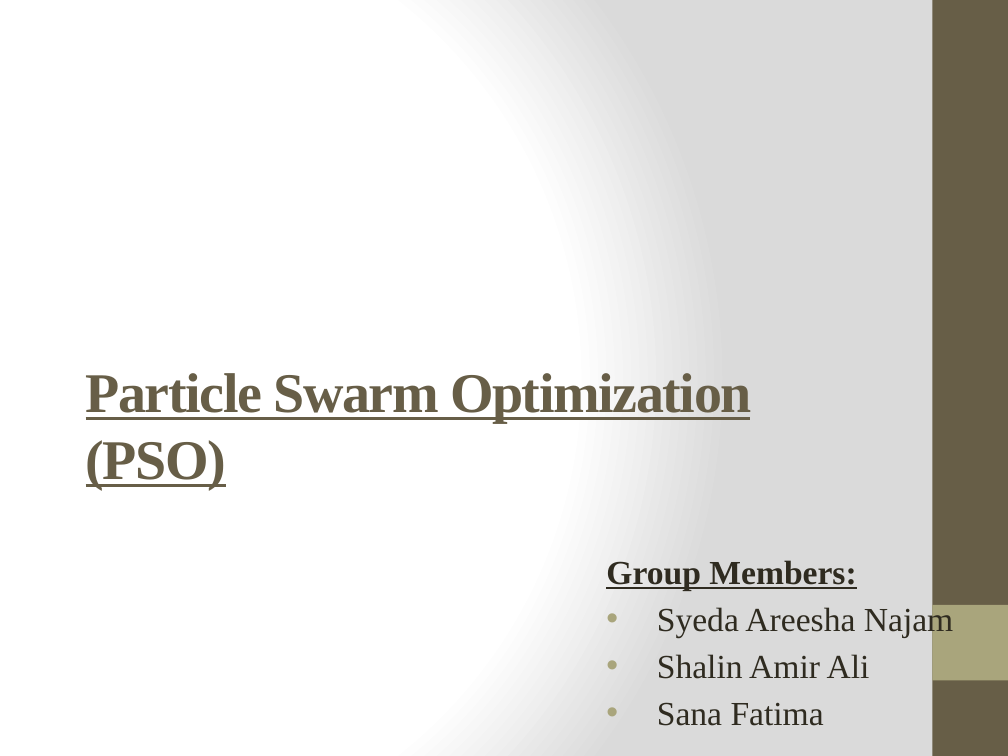
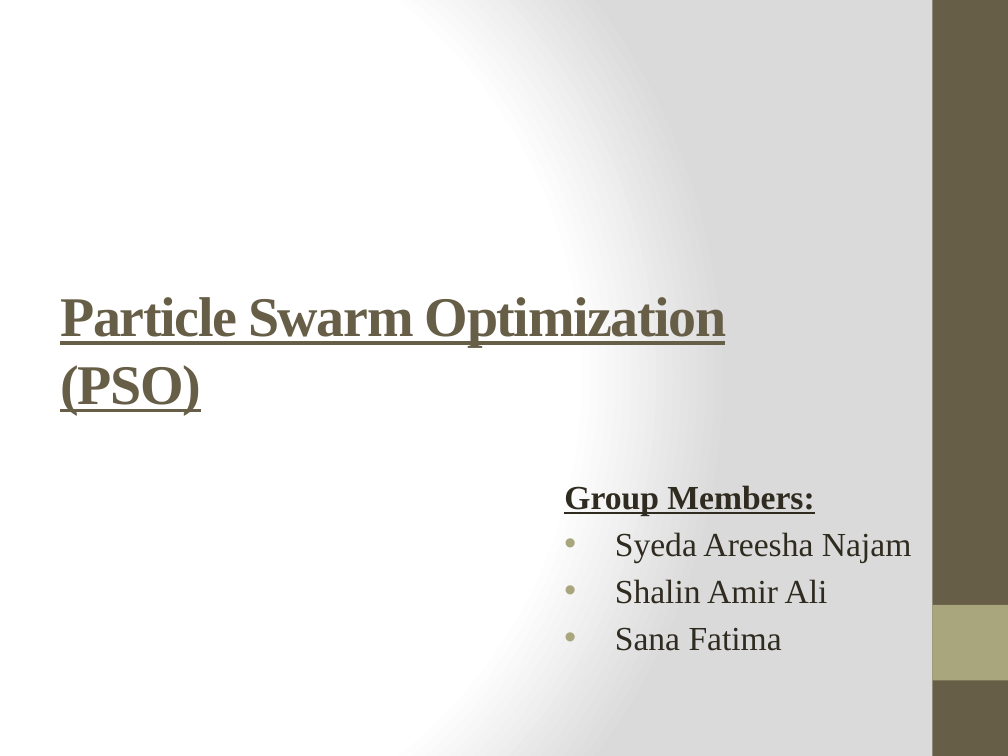
Before and after one commit to ayazhassan-courses/project-pyteam, a slide deck: slide 1 of Documentation/Presentation (interim demo).pptx. Drawn at 1008x756 pixels with LibreOffice and Linux fonts; fonts in the diff are those of the drawing. Boxes give left, top, right and bottom in pixels: in the first picture for what was removed or moved away, otherwise in the second. Text is boxed around its words. In the diff, an @@ line names an element or a change of style, - is before the commit and + after.

```diff
--- a/Documentation/Presentation (interim demo).pptx
+++ b/Documentation/Presentation (interim demo).pptx
@@ title "Particle Swarm Optimization (PSO)": place and size @@
-title "Particle Swarm Optimization (PSO)" at [86, 373, 752, 490]
+title "Particle Swarm Optimization (PSO)" at [60, 297, 727, 414]
@@ subtitle "Group Members:": place and size @@
-subtitle "Group Members:" at [606, 560, 953, 726]
+subtitle "Group Members:" at [564, 485, 911, 651]
```
Also in this commit, not shown: 3 slides added.
